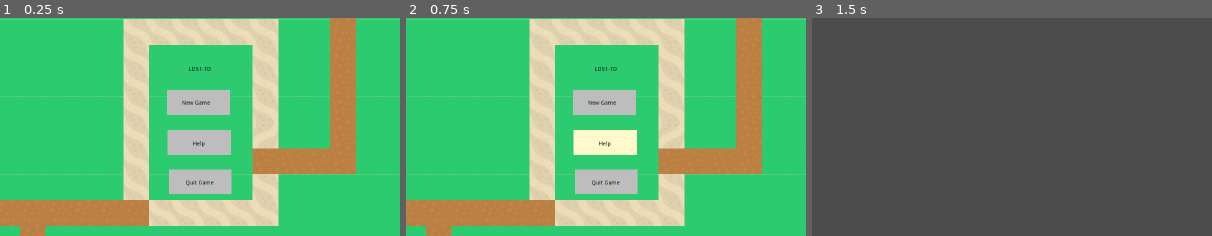
Above: before the commit, frames 1-3 (left to right).
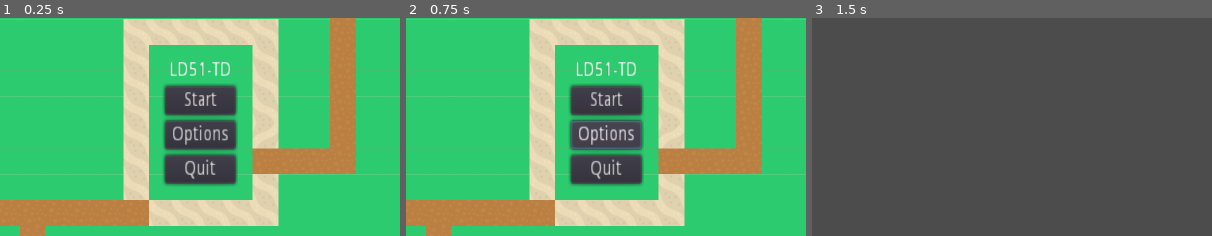
Above: after the commit, the same moments.

Repository: ld-51-game-jam/LD51-TD
Game: Godot game, scene res://src/start_menu/StartScene.tscn
The game is run twice, just before and just after one commit, with the same random seed, the same clock (stepped at 60 frames per second) and the same inputs.
Inputs (mouse positions are % of the whole screen's width and height, from its top left):
- Up to frame 1 (0.25 s): no input
- Up to frame 2 (0.75 s): click (48, 56) at 0.5 s, where only the run after the commit has a clickable "Options"
- Up to frame 3 (1.5 s): click (48, 48) at 1.25 s, where only the run after the commit has a clickable "Start"
The pictures show only the part of the screen within x 23-73%, y 29-79%; the shares and areas given below are measured in that part.

The runs differ from the first frame. In frame 1, 9.5% of the frame differs, in the area x 40-60%, y 20-81%; in frame 2, 9.5%; in frame 3, nothing differs.

Commit message:
created a menu ui and replaced the static buttons. game exits when 'quit' is clicked, starts levelone when the start button is click

Diff:
--- /dev/null
+++ b/src/start_menu/Menu.gd
@@ -0,0 +1,24 @@
+extends Control
+
+
+# Declare member variables here. Examples:
+# var a = 2
+# var b = "text"
+
+
+# Called when the node enters the scene tree for the first time.
+func _ready():
+	pass # Replace with function body.
+
+
+# Called every frame. 'delta' is the elapsed time since the previous frame.
+#func _process(delta):
+#	pass
+
+
+func _on_StartButton_pressed():
+	get_tree().change_scene("res://src/levels/LevelOne.tscn")
+
+
+func _on_OptionsButton_pressed():
+	pass # Replace with function body.
--- a/src/start_menu/StartScene.gd
+++ b/src/start_menu/StartScene.gd
@@ -1,56 +1,4 @@
 extends Node2D
 
-
-func _ready() -> void:
-	$TileMap/NewGame.color = Color.gray
-	$TileMap/QuitGame.color = Color.gray
-	$TileMap/Help.color = Color.gray
-
-
-func _on_NewGame_mouse_entered() -> void:
-	$TileMap/NewGame.color = Color.lemonchiffon
-
-
-func _on_NewGame_mouse_exited() -> void:
-	$TileMap/NewGame.color = Color.gray
-
-
-func _on_QuitGame_mouse_exited() -> void:
-	$TileMap/QuitGame.color = Color.gray
-
-
-func _on_QuitGame_mouse_entered() -> void:
-	$TileMap/QuitGame.color = Color.lemonchiffon
-
-
-func _on_Help_mouse_entered() -> void:
-	$TileMap/Help.color = Color.lemonchiffon
-
-
-func _on_Help_mouse_exited() -> void:
-	$TileMap/Help.color = Color.gray
-
-
-# looking for a NewGame mouse click
-func _on_NewGame_gui_input(event: InputEventMouseButton) -> void:
-	# lets leave early if not the right event
-	if event == null:
-		return
-
-	get_tree().change_scene("res://src/levels/LevelOne.tscn")
-
-
-# looking for a QuitGame mouse click
-func _on_QuitGame_gui_input(event: InputEventMouseButton) -> void:
-	# lets leave early if not the right event
-	if event == null:
-		return
-
-	queue_free()
+func _on_QuitButton_pressed():
 	get_tree().quit()
-
-
-# My high-2am thought here:
-# We should decide if we should have a small help UI to show what does what?
-func _on_Help_gui_input(event: InputEventMouseButton) -> void:
-	pass
--- a/src/start_menu/StartScene.tscn
+++ b/src/start_menu/StartScene.tscn
@@ -1,7 +1,9 @@
-[gd_scene load_steps=4 format=2]
+[gd_scene load_steps=6 format=2]
 
 [ext_resource path="res://src/start_menu/StartScene.gd" type="Script" id=1]
 [ext_resource path="res://assets/base/towerDefense_tilesheet.png" type="Texture" id=2]
+[ext_resource path="res://src/start_menu/Menu.gd" type="Script" id=3]
+[ext_resource path="res://src/ui/themes/montreal.tres" type="Theme" id=4]
 
 [sub_resource type="TileSet" id=1]
 0/name = "towerDefense_tilesheet.png 0"
@@ -115,64 +117,47 @@
 format = 1
 tile_data = PoolIntArray( 0, 5, 0, 1, 5, 0, 2, 5, 0, 3, 5, 0, 4, 5, 0, 5, 5, 0, 6, 5, 0, 7, 5, 0, 8, 5, 0, 9, 5, 0, 10, …(7403 unchanged characters)…
 
-[node name="Help" type="ColorRect" parent="TileMap"]
-margin_left = 878.0
-margin_top = 595.0
-margin_right = 1034.0
-margin_bottom = 656.0
+[node name="Menu" type="Control" parent="."]
+margin_right = 40.0
+margin_bottom = 40.0
+script = ExtResource( 3 )
 
-[node name="Label" type="Label" parent="TileMap/Help"]
-margin_left = 62.0
-margin_top = 27.0
-margin_right = 110.0
-margin_bottom = 60.0
-custom_colors/font_color = Color( 0, 0, 0, 1 )
-text = "Help"
+[node name="VBoxContainer" type="VBoxContainer" parent="Menu"]
+anchor_left = 1.0
+anchor_right = 1.0
+margin_left = 831.0
+margin_top = 422.0
+margin_right = 894.0
+margin_bottom = 508.0
+rect_scale = Vector2( 2.78227, 3.55028 )
+theme = ExtResource( 4 )
 
-[node name="QuitGame" type="ColorRect" parent="TileMap"]
-margin_left = 881.0
-margin_top = 692.0
-margin_right = 1036.0
-margin_bottom = 753.0
-
-[node name="Label" type="Label" parent="TileMap/QuitGame"]
-margin_left = 41.0
-margin_top = 27.0
-margin_right = 111.0
-margin_bottom = 41.0
-custom_colors/font_color = Color( 0, 0, 0, 1 )
-text = "Quit Game"
-
-[node name="NewGame" type="ColorRect" parent="TileMap"]
-margin_left = 876.0
-margin_top = 496.0
-margin_right = 1032.0
-margin_bottom = 557.0
-
-[node name="Label" type="Label" parent="TileMap/NewGame"]
-margin_left = 37.0
-margin_top = 25.0
-margin_right = 125.0
-margin_bottom = 50.0
-custom_colors/font_color = Color( 0, 0, 0, 1 )
-text = "New Game"
-
-[node name="Label" type="Label" parent="TileMap"]
-margin_left = 856.0
-margin_top = 408.0
-margin_right = 1059.0
-margin_bottom = 480.0
-custom_colors/font_color = Color( 0, 0, 0, 1 )
+[node name="Label" type="Label" parent="Menu/VBoxContainer"]
+margin_right = 63.0
+margin_bottom = 14.0
+theme = ExtResource( 4 )
 text = "LD51-TD"
 align = 1
 valign = 1
 
-[connection signal="gui_input" from="TileMap/Help" to="." method="_on_Help_gui_input"]
-[connection signal="mouse_entered" from="TileMap/Help" to="." method="_on_Help_mouse_entered"]
-[connection signal="mouse_exited" from="TileMap/Help" to="." method="_on_Help_mouse_exited"]
-[connection signal="gui_input" from="TileMap/QuitGame" to="." method="_on_QuitGame_gui_input"]
-[connection signal="mouse_entered" from="TileMap/QuitGame" to="." method="_on_QuitGame_mouse_entered"]
-[connection signal="mouse_exited" from="TileMap/QuitGame" to="." method="_on_QuitGame_mouse_exited"]
-[connection signal="gui_input" from="TileMap/NewGame" to="." method="_on_NewGame_gui_input"]
-[connection signal="mouse_entered" from="TileMap/NewGame" to="." method="_on_NewGame_mouse_entered"]
-[connection signal="mouse_exited" from="TileMap/NewGame" to="." method="_on_NewGame_mouse_exited"]
+[node name="StartButton" type="Button" parent="Menu/VBoxContainer"]
+margin_top = 18.0
+margin_right = 63.0
+margin_bottom = 38.0
+text = "Start"
+
+[node name="OptionsButton" type="Button" parent="Menu/VBoxContainer"]
+margin_top = 42.0
+margin_right = 63.0
+margin_bottom = 62.0
+text = "Options"
+
+[node name="QuitButton" type="Button" parent="Menu/VBoxContainer"]
+margin_top = 66.0
+margin_right = 63.0
+margin_bottom = 86.0
+text = "Quit"
+
+[connection signal="pressed" from="Menu/VBoxContainer/StartButton" to="Menu" method="_on_StartButton_pressed"]
+[connection signal="pressed" from="Menu/VBoxContainer/OptionsButton" to="Menu" method="_on_OptionsButton_pressed"]
+[connection signal="pressed" from="Menu/VBoxContainer/QuitButton" to="." method="_on_QuitButton_pressed"]
--- /dev/null
+++ b/src/timer/Timer.gd
@@ -0,0 +1,10 @@
+extends Timer
+
+# Called when the node enters the scene tree for the first time.
+func _ready() -> void:
+	pass # Replace with function body.
+
+
+# This method was just a proof of concept for testing the timeout from the time scene
+func _on_Timer_timeout() -> void:
+	print("10 second timeout")
--- /dev/null
+++ b/src/ui/fonts/Montreal.tres
@@ -0,0 +1,8 @@
+[gd_resource type="DynamicFont" load_steps=2 format=2]
+
+[ext_resource path="res://fonts/montreal/Montreal-Regular.ttf" type="DynamicFontData" id=1]
+
+[resource]
+
+size = 32
+font_data = ExtResource( 1 )
--- /dev/null
+++ b/src/ui/themes/montreal.tres
@@ -0,0 +1,7 @@
+[gd_resource type="Theme" load_steps=2 format=2]
+
+[ext_resource path="res://src/ui/fonts/Montreal.tres" type="DynamicFont" id=1]
+
+[resource]
+Fonts/fonts/large = ExtResource( 1 )
+Fonts/fonts/normal = ExtResource( 1 )
Binary file added: src/ui/fonts/Montreal-Bold.ttf
Binary file added: src/ui/fonts/Montreal-Regular.ttf
Not shown, added: src/ui/fonts/OFL.txt
Not shown, added: src/ui/fonts/LICENSE
Not shown, added: src/ui/fonts/Montreal-Bold.sfd
Not shown, added: src/ui/fonts/Montreal-Regular.sfd
Not shown, added: src/ui/fonts/README.md
